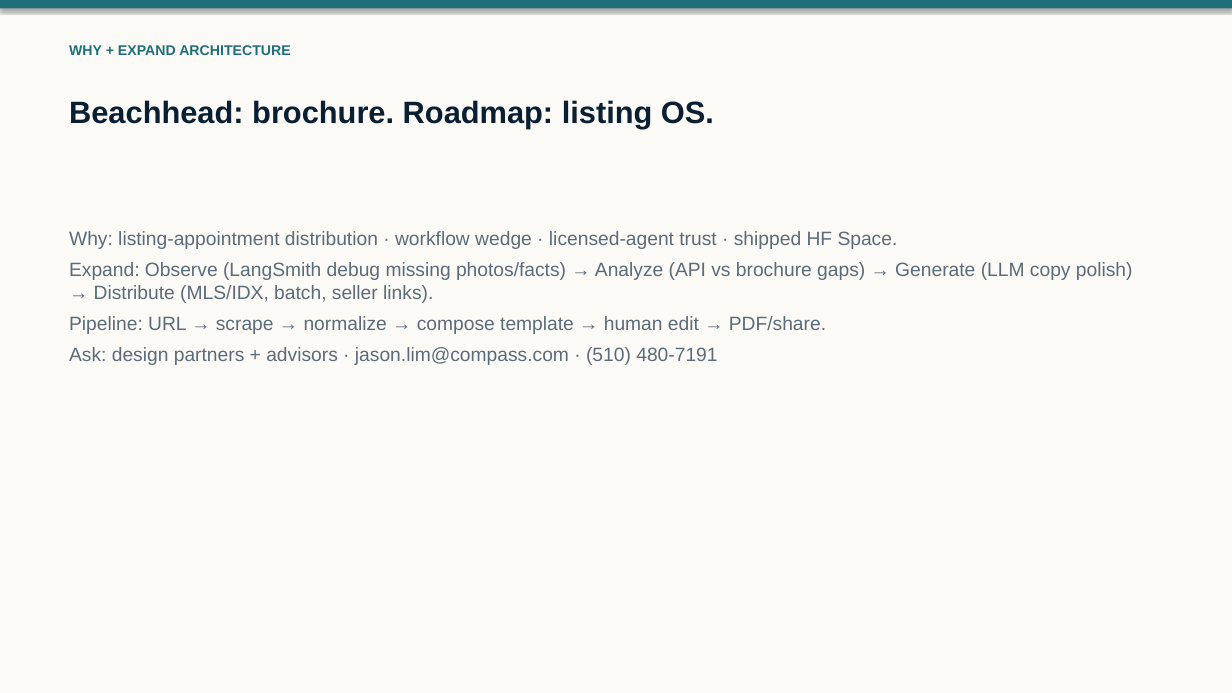
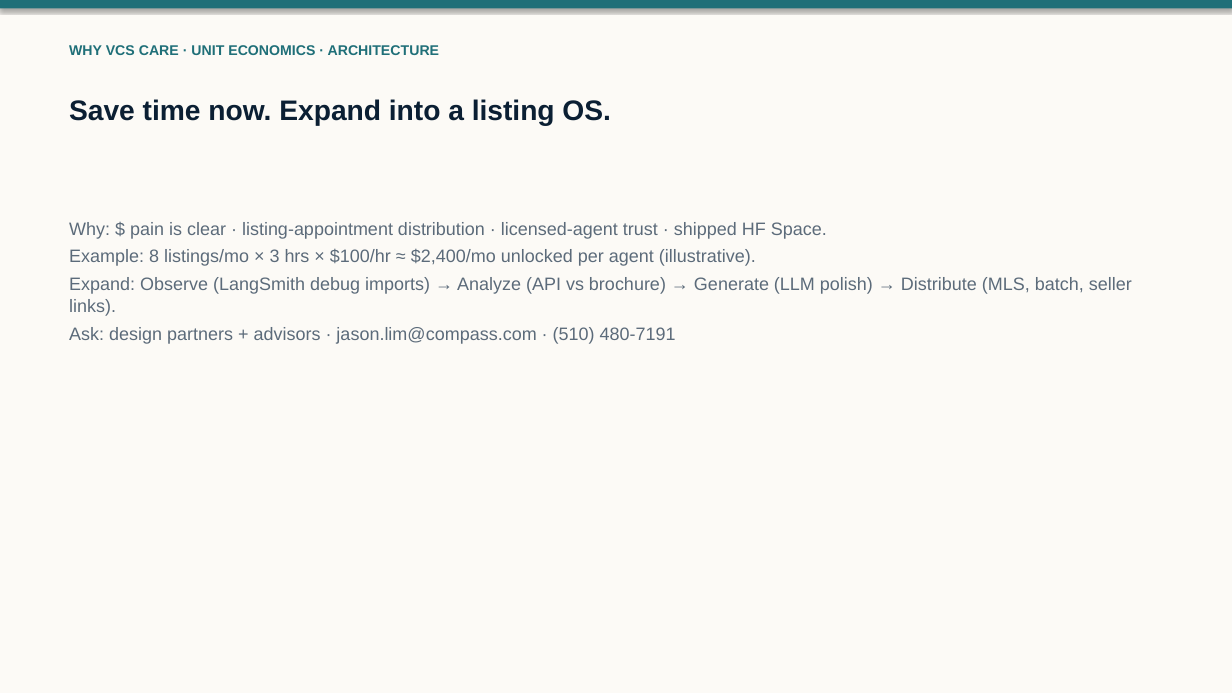
Before and after one commit to jhhlim/LLMFundamentals, a slide deck: slide 3 of Jason_Lim_Project_Notes_Demo_10min_VC_Pitch.pptx. Drawn at 1232x693 pixels with LibreOffice and Linux fonts; fonts in the diff are those of the drawing. Boxes give left, top, right and bottom in pixels: in the first picture for what was removed or moved away, otherwise in the second. Text is boxed around its words. In the diff, an @@ line names an element or a change of style, - is before the commit and + after.

```diff
--- a/Jason_Lim_Project_Notes_Demo_10min_VC_Pitch.pptx
+++ b/Jason_Lim_Project_Notes_Demo_10min_VC_Pitch.pptx
@@ text at (69, 45, 440, 55): text changed @@
-WHY + EXPAND ARCHITECTURE
+WHY VCS CARE · UNIT ECONOMICS · ARCHITECTURE
@@ text at (69, 99, 611, 126): text changed; size 24 to 22 pt @@
-Beachhead: brochure. Roadmap: listing OS.
+Save time now. Expand into a listing OS.
@@ text "Why: $ pain is clear ...": place and size @@
-text "Why: $ pain is clear ..." at (69, 231, 1133, 365)
+text "Why: $ pain is clear ..." at (69, 222, 1132, 344)
@@ text at (69, 222, 1132, 316): text changed; size 15 to 14 pt @@
-Why: listing-appointment distribution · workflow wedge · licensed-agent trust · shipped HF Space.
-Expand: Observe (LangSmith debug missing photos/facts) → Analyze (API vs brochure gaps) → Generate (LLM copy polish) → Distribute (MLS/IDX, batch, seller links).
-Pipeline: URL → scrape → normalize → compose template → human edit → PDF/share.
+Why: $ pain is clear · listing-appointment distribution · licensed-agent trust · shipped HF Space.
+Example: 8 listings/mo × 3 hrs × $100/hr ≈ $2,400/mo unlocked per agent (illustrative).
+Expand: Observe (LangSmith debug imports) → Analyze (API vs brochure) → Generate (LLM polish) → Distribute (MLS, batch, seller links).
@@ text at (69, 327, 676, 344): size 15 to 14 pt in "Ask: design partners + advisors · jason.lim@compass.com ..."; less space between paragraphs @@
```
Also in this commit, not shown: 3 other slides changed, 2 other files.
